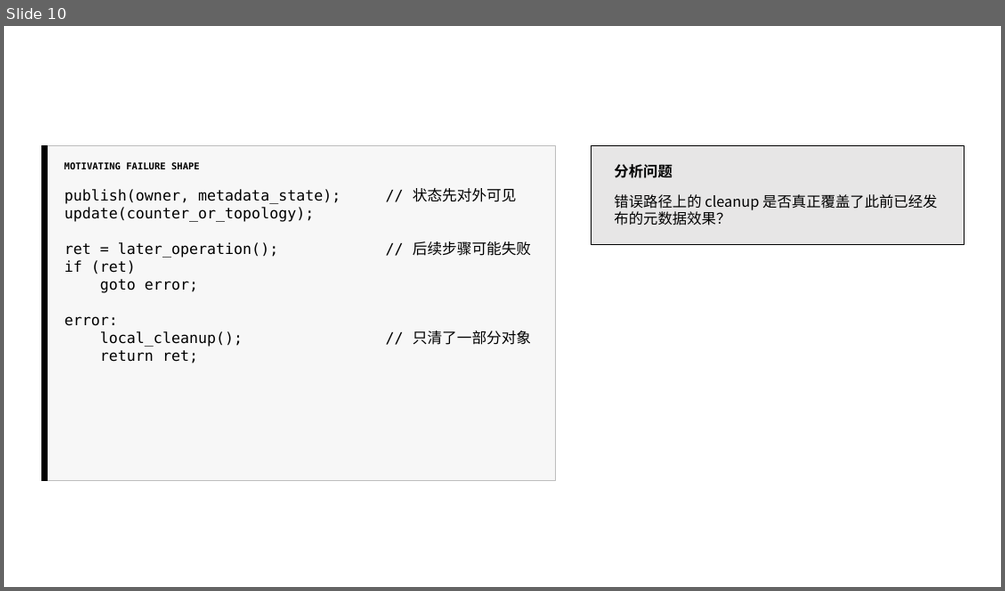
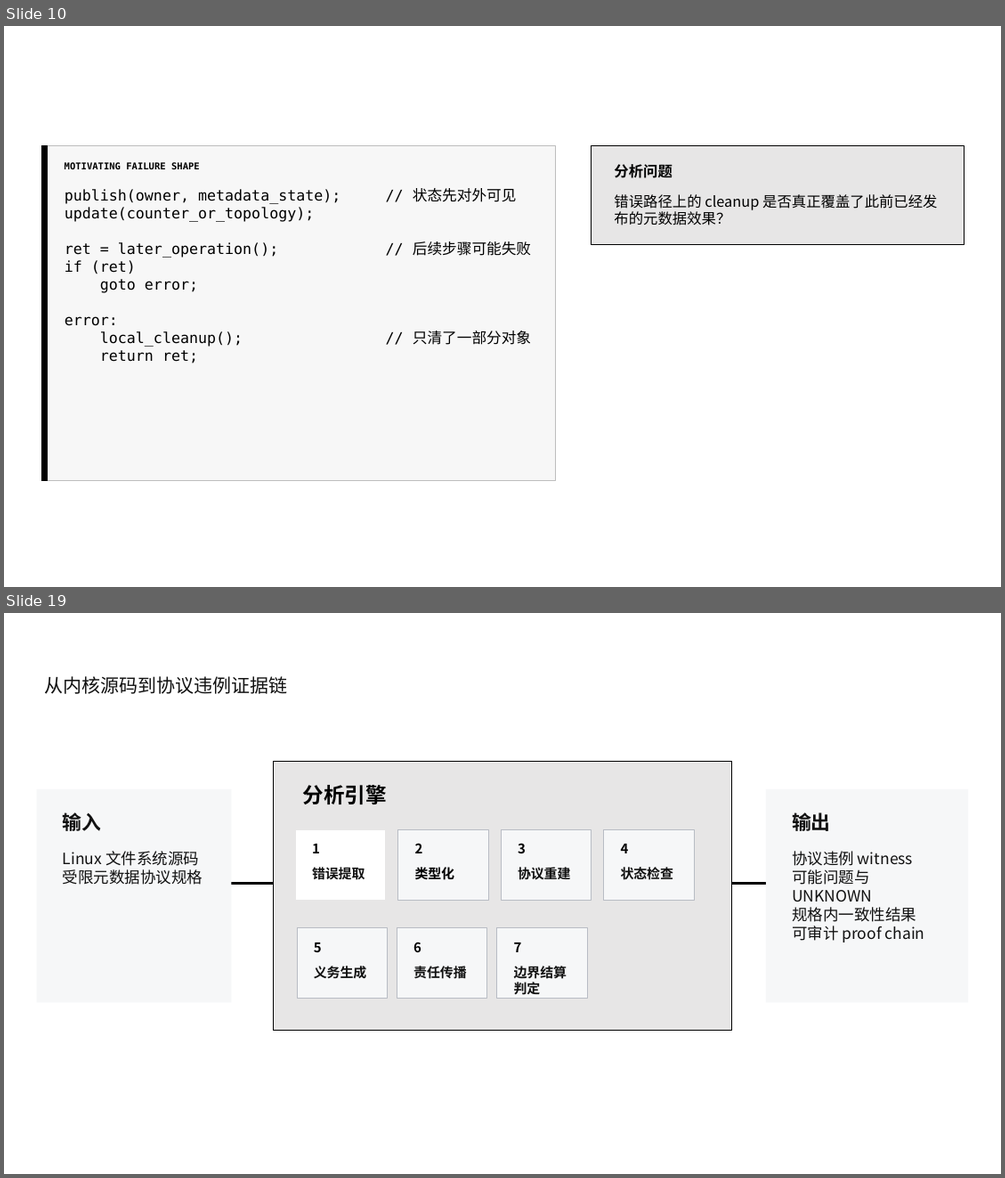
Before and after one commit to yghikun/SE_EOD, a slide deck: 元数据错误路径.pptx. Shown one above the other, each under a label of ours: slide 10 before the commit, slides 10 and 19 after it; the slides between them are not shown. The pictures are 1005x591 and 1005x1178 pixels, drawn with LibreOffice and Linux fonts; fonts in the diff are those of the drawing. Boxes give left, top, right and bottom in pixels: in the first picture for what was removed or moved away, otherwise in the second. Text is boxed around its words. In the diff, an @@ line names an element or a change of style, - is before the commit and + after.

```diff
--- a/元数据错误路径.pptx
+++ b/元数据错误路径.pptx
@@ slide 19 added at (x1=4, y1=613, x2=1001, y2=1174), background #FFFFFF @@
@@ text added at (x1=44, y1=676, x2=287, y2=694), 18 pt, text #111111 @@
+从内核源码到协议违例证据链
@@ rectangle added at (x1=273, y1=761, x2=731, y2=1030), fill #E7E6E6, outline #000000 0.75 pt @@
@@ rectangle added at (x1=37, y1=788, x2=231, y2=1002), fill #F6F7F8 @@
@@ text added at (x1=302, y1=785, x2=387, y2=804), 20.2 pt, text #000000, bold @@
+分析引擎
@@ rectangle added at (x1=766, y1=788, x2=969, y2=1002), fill #F6F7F8 @@
@@ text added at (x1=63, y1=812, x2=102, y2=831), 18.8 pt, text #111111, bold @@
+输入
@@ text added at (x1=792, y1=812, x2=831, y2=831), 18.8 pt, text #111111, bold @@
+输出
@@ text added at (x1=63, y1=851, x2=202, y2=884), 15 pt, text #111111 @@
+Linux 文件系统源码
+受限元数据协议规格
@@ rectangle added at (x1=296, y1=830, x2=386, y2=900), fill #FFFFFF, outline #E7E6E6 0.75 pt @@
@@ text added at (x1=312, y1=844, x2=320, y2=853), 12.8 pt, text #000000, bold @@
+1
@@ rectangle added at (x1=398, y1=830, x2=488, y2=900), fill #F6F7F8, outline #B8BCC4 0.75 pt @@
@@ text added at (x1=415, y1=843, x2=423, y2=853), 12.8 pt, text #000000, bold @@
+2
@@ rectangle added at (x1=502, y1=830, x2=591, y2=900), fill #F6F7F8, outline #B8BCC4 0.75 pt @@
@@ text added at (x1=518, y1=843, x2=526, y2=853), 12.8 pt, text #000000, bold @@
+3
@@ rectangle added at (x1=604, y1=830, x2=695, y2=900), fill #F6F7F8, outline #B8BCC4 0.75 pt @@
@@ text added at (x1=621, y1=844, x2=629, y2=853), 12.8 pt, text #000000, bold @@
+4
@@ text added at (x1=792, y1=851, x2=925, y2=942), 15 pt, text #111111 @@
+协议违例 witness
+可能问题与 UNKNOWN
+规格内一致性结果
+可审计 proof chain
@@ text added at (x1=312, y1=867, x2=364, y2=880), 12.8 pt, text #111111, bold @@
+错误提取
@@ text added at (x1=415, y1=867, x2=455, y2=880), 12.8 pt, text #000000, bold @@
+类型化
@@ text added at (x1=518, y1=867, x2=570, y2=880), 12.8 pt, text #111111, bold @@
+协议重建
@@ text added at (x1=621, y1=867, x2=673, y2=880), 12.8 pt, text #111111, bold @@
+状态检查
@@ line added from (231, 883) to (273, 883), #000000 2.25 pt @@
@@ line added from (732, 883) to (766, 883), #000000 2.25 pt @@
@@ rectangle added at (x1=297, y1=928, x2=388, y2=998), fill #F6F7F8, outline #B8BCC4 0.75 pt @@
@@ rectangle added at (x1=397, y1=928, x2=488, y2=998), fill #F6F7F8, outline #B8BCC4 0.75 pt @@
@@ rectangle added at (x1=497, y1=928, x2=587, y2=998), fill #F6F7F8, outline #B8BCC4 0.75 pt @@
@@ text added at (x1=314, y1=942, x2=322, y2=952), 12.8 pt, text #000000, bold @@
+5
@@ text added at (x1=413, y1=941, x2=421, y2=952), 12.8 pt, text #000000, bold @@
+6
@@ text added at (x1=514, y1=942, x2=522, y2=952), 12.8 pt, text #000000, bold @@
+7
@@ text added at (x1=314, y1=965, x2=366, y2=979), 12.8 pt, text #111111, bold @@
+义务生成
@@ text added at (x1=413, y1=965, x2=466, y2=978), 12.8 pt, text #111111, bold @@
+责任传播
@@ text added at (x1=514, y1=965, x2=566, y2=995), 12.8 pt, text #111111, bold @@
+边界结算判定
```
Also in this commit, not shown: 1 slide changed, 17 other slides added, 14 other files.
